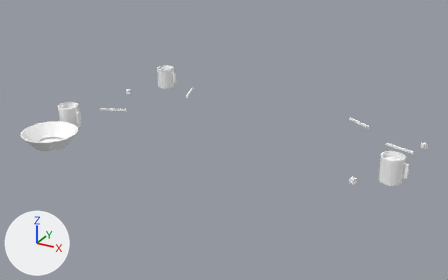
What one commit did to the glTF model assets/meshes/tableware.glb.
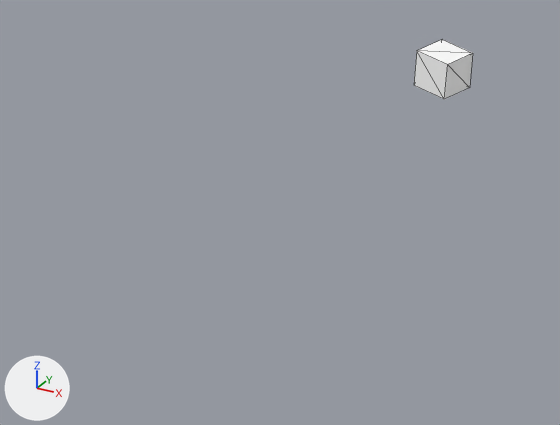
Each version appears first whole from a 50 mm lens placed at (108.4, -204.2, 175.5), pointed at (-1.1, -5.0, 75.9), and next in a close-up on the part from 66% to 82% of the width and 61% to 81% of the height. The lights are fixed; the arrows at lower left show +X, +Y and +Z. The older version's two pictures come first. The close-ups show mesh edges as thin lines. Vertices at exactly the same position are counted once.

In view in the first close-up: 'tableware'.
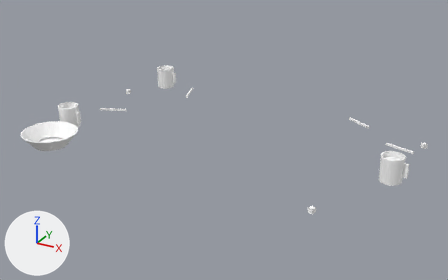
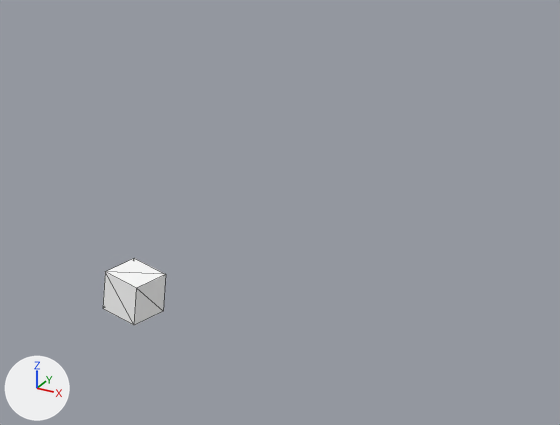
The change, as a diff of the scene's bpy script:
```diff
--- a/assets/meshes/tableware.glb.py
+++ b/assets/meshes/tableware.glb.py
@@ me_tableware @@
 me_tableware.from_pydata(...)  # 575 vertices, 814 faces; spans x -71.1..71.6, y -50.9..46.1, z 75.0..84.5
 # used by ob_tableware; location = (0.0, 0.0, 0.0)
+# me_tableware part 1: the loose piece of 8 vertices spanning x 53.8..56.2, y -15.2..-12.8, z 75.0..76.8 is moved by (-5.0, -26.0, 0.0)
 me_tableware.materials.append(mat_default)
```

Pixel boxes [x1, y1, x2, y2] of what changed, in the close-ups (560 x 425 px):
'tableware', reshaped: before [414, 40, 473, 99]; after [103, 258, 166, 325]
